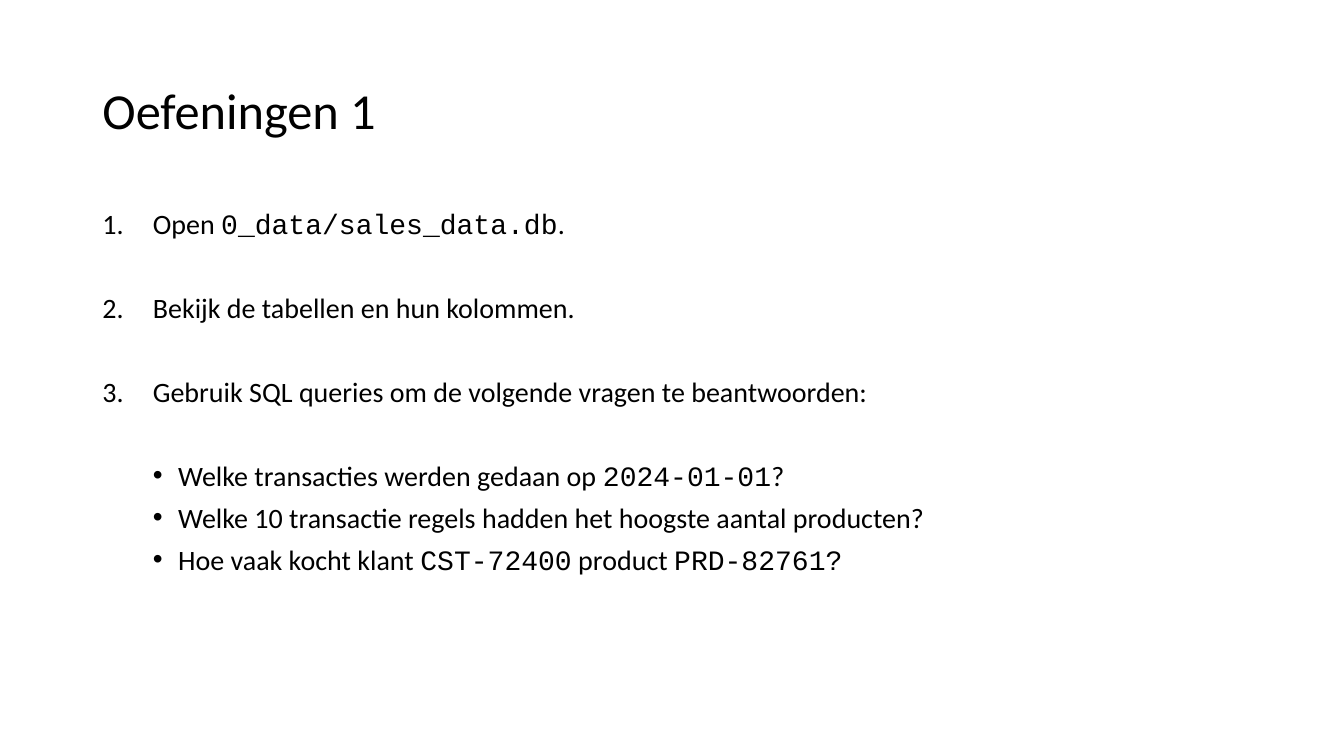
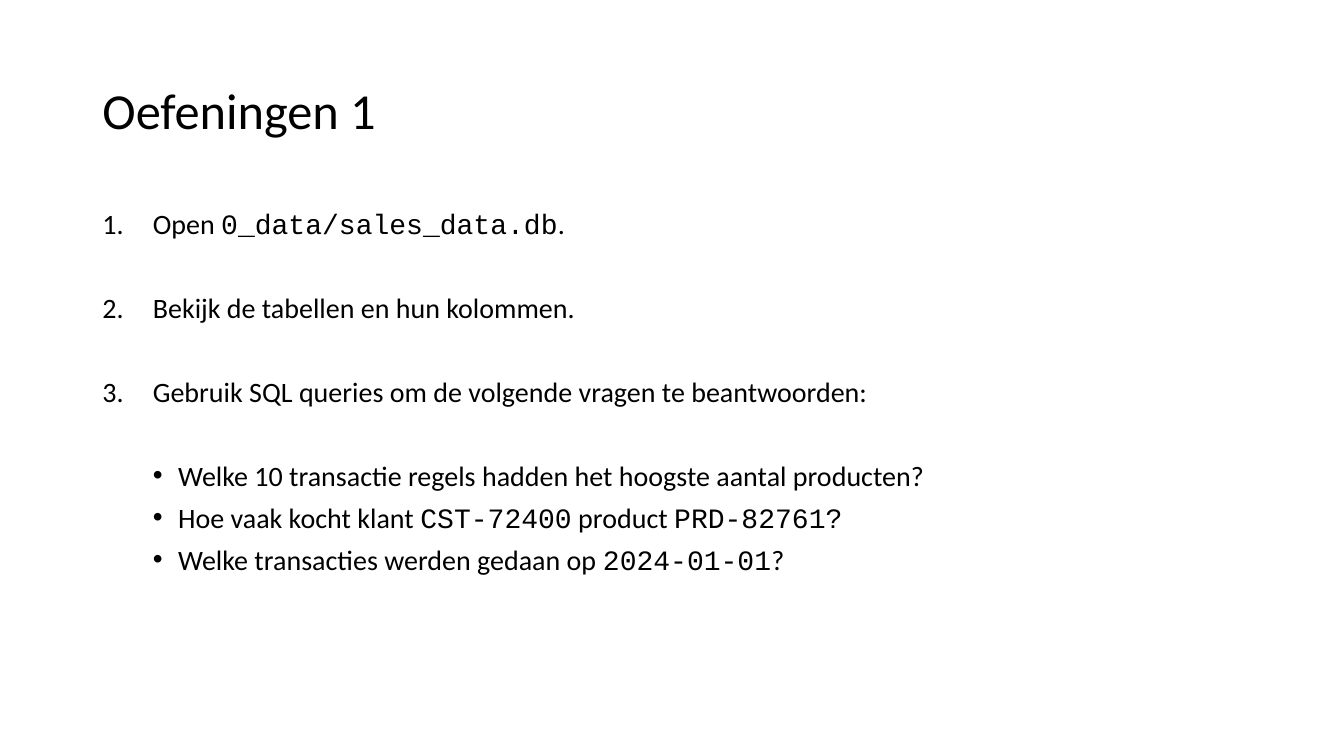
Before and after one commit to LFKoning/knowledge-sharing, a slide deck: slide 20 of sql_course_2p/1_basics/1_basics.pptx (slide 18 before the commit). Drawn at 1344x756 pixels with LibreOffice and Linux fonts; fonts in the diff are those of the drawing. Boxes give left, top, right and bottom in pixels: in the first picture for what was removed or moved away, otherwise in the second. Text is boxed around its words. In the diff, an @@ line names an element or a change of style, - is before the commit and + after.

```diff
--- a/sql_course_2p/1_basics/1_basics.pptx
+++ b/sql_course_2p/1_basics/1_basics.pptx
@@ text at (x1=178, y1=466, x2=784, y2=491): paragraph removed @@
-  • Welke transacties werden gedaan op 2024-01-01?
@@ text at (x1=178, y1=550, x2=784, y2=575): paragraph added @@
+  • Welke transacties werden gedaan op 2024-01-01?
```
Also in this commit, not shown: 7 other slides changed, 3 slides added, 1 slide removed, 1 other file.
